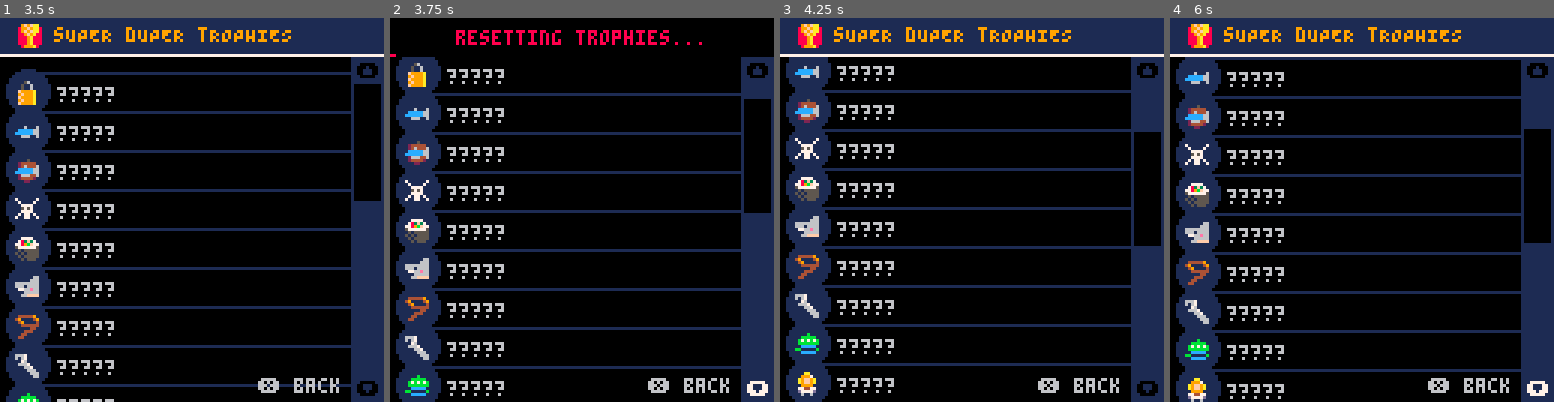
Above: before the commit, frames 1-4 (left to right).
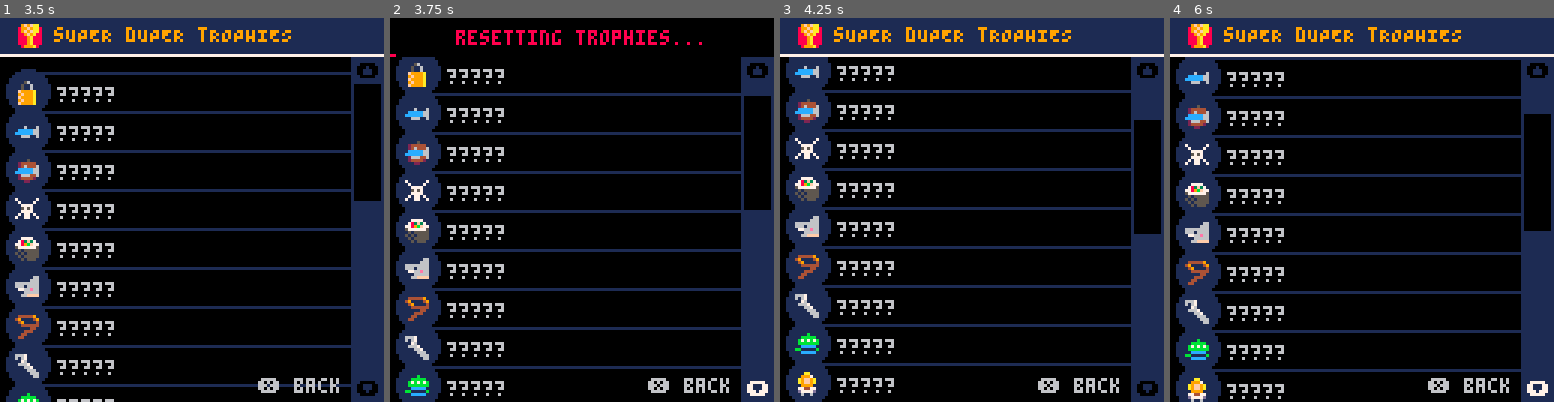
Above: after the commit, the same moments.

Repository: teamgantt/tg-sub-game
Game: PICO-8 cartridge trophies.p8
Two runs of this game, one before a commit and one after it. Both use one fixed random seed, a clock stepped at 60 frames per second and the inputs below.
Inputs:
- Up to frame 1 (3.5 s): tap X (X key) at 0.33, 1.07, 1.85, 2.97 s; tap O (Z key) at 0.7, 1.7, 2.1, 2.5, 2.9, 3.3 s; hold Right 1.6-2.1 s; hold Up 2.15-2.42 s; hold Right 2.47-3.03 s; hold Left from 3.08 s (still down)
- Up to frame 2 (3.75 s): release Left at 3.58 s; hold Down from 3.63 s (still down); tap O (Z key) at 3.7 s
- Up to frame 3 (4.25 s): release Down at 3.97 s; hold Right from 4.02 s (still down); tap X (X key) at 4.08 s; tap O (Z key) at 4.1 s
- Up to frame 4 (6 s): tap O (Z key) every 0.4 s from 4.5 to 5.7 s; release Right at 4.68 s; hold Up 4.73-5.03 s; hold Left 5.08-5.68 s; tap X (X key) at 5.2 s; hold Down from 5.73 s (still down)

Frame 1 is identical in both runs. In frame 2, 0.1% of the frame differs, in the area x 92-100%, y 20-51%; in frame 3, 0.4%; in frame 4, 0.5%, in the area x 92-100%, y 25-59%.

Commit message:
adds more achievements

Diff:
--- a/src/dynamic-obj.lua
+++ b/src/dynamic-obj.lua
@@ -106,6 +106,8 @@
       if (type == 'pearl') spr_num = 96
       if (type == 'wrench') spr_num = 116
       if (type == 'alien') spr_num = 118
+      if (type == 'nemo') spr_num = 82
+      if (type == 'bottle') spr_num = 104
       dyn_obj.init(self, type, x, y, 8, 8, spr_num)
       self.is_carried = false
       self.is_hooked = false
@@ -147,6 +149,8 @@
           gain_trophy('repair_man')
         end
         if (self.type == 'alien') gain_trophy('the_claaaw')
+        if (self.type == 'nemo') gain_trophy('found_nemo')
+        if (self.type == 'bottle') gain_trophy('captain_planet')
         sfx(10)
         del(world.treasures, self)
       end
--- a/src/trophies.lua
+++ b/src/trophies.lua
@@ -1,5 +1,5 @@
 function i_trophies()
-  all_trophies_encoded='brute_force;for_my_aquarium;for_my_wall;and_stay_dead;no_sushi_tonight;catch_and_release;super_wrangler;repair_man;the_claaaw;one_small_step;you_raise_me_up;crab_n_go;super_surfer;fresh_air'
+  all_trophies_encoded='brute_force;for_my_aquarium;for_my_wall;and_stay_dead;no_sushi_tonight;catch_and_release;super_wrangler;repair_man;the_claaaw;one_small_step;you_raise_me_up;crab_n_go;super_surfer;fresh_air;found_nemo;captain_planet'
   all_trophies={}
   current_trophies={
   }
--- a/src/world.lua
+++ b/src/world.lua
@@ -39,8 +39,10 @@
       spr(wave_frames[flr(self.fr)+1], self.x, self.y)
     end
   }) end)
-  -- add an alien toy
+  -- add one-off grabbables
   add(world.treasures, treasure('alien',456,496))
+  add(world.treasures, treasure('nemo',904,160))
+  add(world.treasures, treasure('bottle',104,480))
 end
 
 function u_world()
--- a/tg-sub.p8
+++ b/tg-sub.p8
@@ -180,20 +180,20 @@
 00000000000000000000000000000000000000000000000000000000000000000000000000000000000000000000000000000000000000000000000000000000
 00000000000000000000000000000000004880000048800000000000000000000000000000000000000000000000000000000000000000000000000000000000
 00000000000000000000000000000000044480000444800000000000000000000000000000000000000000000000000000000000000000000000000000000000
-00060006000600600097970900979090000200000002000000000000000000000000000000000000000000000000000000000000000000000000000000000000
-0ccccc660ccccc609797979997979790004980000044900000707000007070000000000000000000000000000000000000000000000000000000000000000000
-cccccc66cccccc609797979997979790004980000044900000808000008080000000000000000000000000000000000000000000000000000000000000000000
-00666006006660600097970900979090004400000044000088888888888888880000000000000000000000000000000000000000000000000000000000000000
+00060006000600600797970907979090000200000002000000000000000000000000000000000000000000000000000000000000000000000000000000000000
+0ccccc660ccccc609597979995979790004980000044900000707000007070000000000000000000000000000000000000000000000000000000000000000000
+cccccc66cccccc609777979997779790004980000044900000808000008080000000000000000000000000000000000000000000000000000000000000000000
+00666006006660600797970906979090004400000044000088888888888888880000000000000000000000000000000000000000000000000000000000000000
 00000000000000000000000000000000000400000000400008888880088888800000000000000000000000000000000000000000000000000000000000000000
 00000000000000000000000000000000004200000004000080800808080880080000000000000000000000000000000000000000000000000000000000000000
 00777700000000060000000000000000000000000000000000000000000000000000000000000000000000000000000000000000000000000000000000000000
 07677770060000050000006000000000000000000000000000000000000000000000000000000000000000000000000000000000000000000000000000000000
-767777770050000500000500000000000000000000000000000000000008e0000000000000000000000000000000000000000000000000000000000000000000
-d767777700050015550050007000000077700000000777707700007700888e000000000000000000000000000000000000000000000000000000000000000000
-7d77777700005155155500007777777777777777777777777777777700887e000000000000000000000000000000000000000000000000000000000000000000
-d767776700001515556500007171777771717177777171717777777100878e00bbbbb00000000000000000000000000000000000000000000000000000000000
+767777770050000500000500000000000000000000000000000000000008e0000000006000000000000000000000000000000000000000000000000000000000
+d767777700050015550050007000000077700000000777707700007700888e000006660000000000000000000000000000000000000000000000000000000000
+7d77777700005155155500007777777777777777777777777777777700887e000008870000000000000000000000000000000000000000000000000000000000
+d767776700001515556500007171777771717177777171717777777100878e00bbbbb80000000000000000000000000000000000000000000000000000000000
 0d76767000015155555650001717171717171717171717171717171700888e003333333f00000000000000000000000000000000000000000000000000000000
-00d7d70000051515556560001111117171111171117111111111711100888e003333300000000000000000000000000000000000000000000000000000000000
+00d7d70000051515556560001111117171111171117111111111711100888e003333380000000000000000000000000000000000000000000000000000000000
 000000006551515555565556005454406667000009f9faa00000b000000000000000000000000000000000000000000000000000000000000000000000000000
 000000000005151555656000f005454060670000899f9aa800bbbbb0000000000000000000000000000000000000000000000000000000000000000000000000
 0000000000005151515600004f0454040076000089f9faa80b7b7b7b000000000000000000000000000000000000000000000000000000000000000000000000
--- a/trophies.p8
+++ b/trophies.p8
@@ -24,6 +24,7 @@
   reset_t=0
   up_c=0
   down_c=0
+  trophy_max_offset=86
   i_trophies()
 
   trophy_spr_map={
@@ -41,6 +42,8 @@
     crab_n_go=18,
     super_surfer=25,
     fresh_air=26,
+    found_nemo=32,
+    captain_planet=8
   }
 end
 
@@ -68,7 +71,7 @@
   if (btn(⬆️) and cam_y>0) then
     cam_y-=2
     up_c=7
-  elseif (btn(⬇️) and cam_y<#all_trophies+60) then
+  elseif (btn(⬇️) and cam_y<#all_trophies+trophy_max_offset) then
     cam_y+=2
     down_c=7
   else
@@ -115,7 +118,7 @@
 
   -- draw scroll bar
   rectfill(cam_x+129-12, cam_y, cam_x+127, cam_y+128, 1)
-  local scroll_h = 59 / (#all_trophies+60)
+  local scroll_h = 59 / (#all_trophies+trophy_max_offset)
   local scroll_y = cam_y * scroll_h
   rectfill(cam_x+129-11, cam_y+scroll_y+60, cam_x+126, cam_y+scroll_y+scroll_h+22, 0)
 
@@ -141,12 +144,12 @@
 __gfx__
 00000000000aa0000009a0000000000099956999000000000000000009f9faa0000000000000b000666700000000500000000000000000000000666666660000
 0000000000999700009a9a0000000000912121290005650000000000899f9aa80000000000bbbbb060670000024444400000000000000000066d6d6d6d6d6660
-007007000a9ff9a009a9afa0a4a44a4a92121219005616500007067089f9faa8000000000b7b7b7b0076000002464446000000000000000066d7d7d7d7d7d766
-000770000a9ff9a09a9af9fa94944949912121290600600600066667889f9a88000000000bbbbbbb066670000ccccc660000000000000000667d7d7d7d7d7d66
-0007700000999900a9af9f9f0555a5500555555005000005000d0dd08889a8880000000000ccccc000066700cccccc66000000000000000066d7d7d7d7d7d766
-00700700077447700af9f9f0a445644aa445644a05000005000000008889a888bbbbb000bb11111b000066600266644600000000000000000676767676767660
+007007000a9ff9a009a9afa0a4a44a4a92121219005616500007067089f9faa8000000600b7b7b7b0076000002464446000000000000000066d7d7d7d7d7d766
+000770000a9ff9a09a9af9fa94944949912121290600600600066667889f9a88000666000bbbbbbb066670000ccccc660000000000000000667d7d7d7d7d7d66
+0007700000999900a9af9f9f0555a5500555555005000005000d0dd08889a8880008870000ccccc000066700cccccc66000000000000000066d7d7d7d7d7d766
+00700700077447700af9f9f0a445644aa445644a05000005000000008889a888bbbbb800bb11111b000066600266644600000000000000000676767676767660
 000000000d7777d0009f9f0094444449944444490d00000d000000008889a8883333333f00ccccc0000006660244442000000676676000000667676767676760
-00000000006006000009f0009444444994444449000000000000000008999a803333300001111111000000660002200000067767767760000066767676767600
+00000000006006000009f0009444444994444449000000000000000008999a803333380001111111000000660002200000067767767760000066767676767600
 0000006600777700000000000000000000777700044444907000000700056000000050000000f00000000aaa0000000000677677776776000006666666666000
 000006660767777000000000000000000783f3704900004907000070005006000000d000000ffff0700a0aaa0000000006776777677677600000666666660000
 6666666676777777000000000008e0007789bf77049000040077770000500600000060000000ff00670000aa0006000667767767677767760077eeeddeee7700
@@ -157,10 +160,10 @@
 0000000000d7d7008080080800888e000151555004400000000000000f9999a067944976cccccccccccccccc000000000000dddddddd00000000dddddddd0000
 00000000000000000000000000000000000000000000000000000000000000000000000000000000000000000000000000000000000000000000000000000000
 00000000000000000000000000000000000000000000000000000000000000000000000000000000000000000000000000000000000000000000000000000000
-00000000000000000000000000000000000000000000000000000000000000000000000000000000000000000000000000000000000000000000000000000000
-00000000000000000000000000000000000000000000000000000000000000000000000000000000000000000000000000000000000000000000000000000000
-00000000000000000000000000000000000000000000000000000000000000000000000000000000000000000000000000000000000000000000000000000000
-00000000000000000000000000000000000000000000000000000000000000000000000000000000000000000000000000000000000000000000000000000000
+07979709000000000000000000000000000000000000000000000000000000000000000000000000000000000000000000000000000000000000000000000000
+95979799000000000000000000000000000000000000000000000000000000000000000000000000000000000000000000000000000000000000000000000000
+97779799000000000000000000000000000000000000000000000000000000000000000000000000000000000000000000000000000000000000000000000000
+07949709000000000000000000000000000000000000000000000000000000000000000000000000000000000000000000000000000000000000000000000000
 00000000000000000000000000000000000000000000000000000000000000000000000000000000000000000000000000000000000000000000000000000000
 00000000000000000000000000000000000000000000000000000000000000000000000000000000000000000000000000000000000000000000000000000000
 00000000000000000000000000000000000000000000000000000000000000000000000000000000000000000000000000000000000000000000000000000000
Not shown, changed: sdd_html/sdd.js
